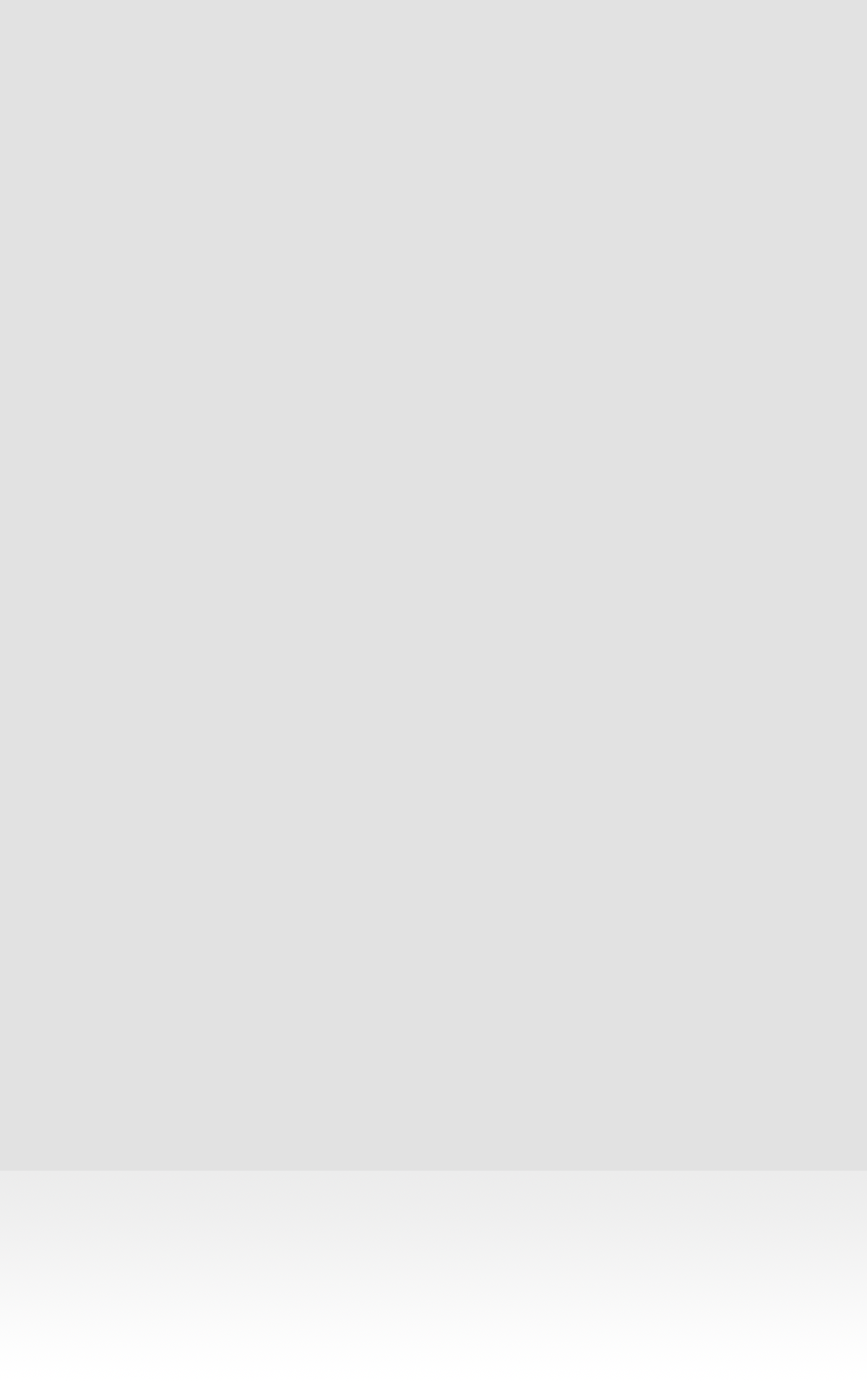
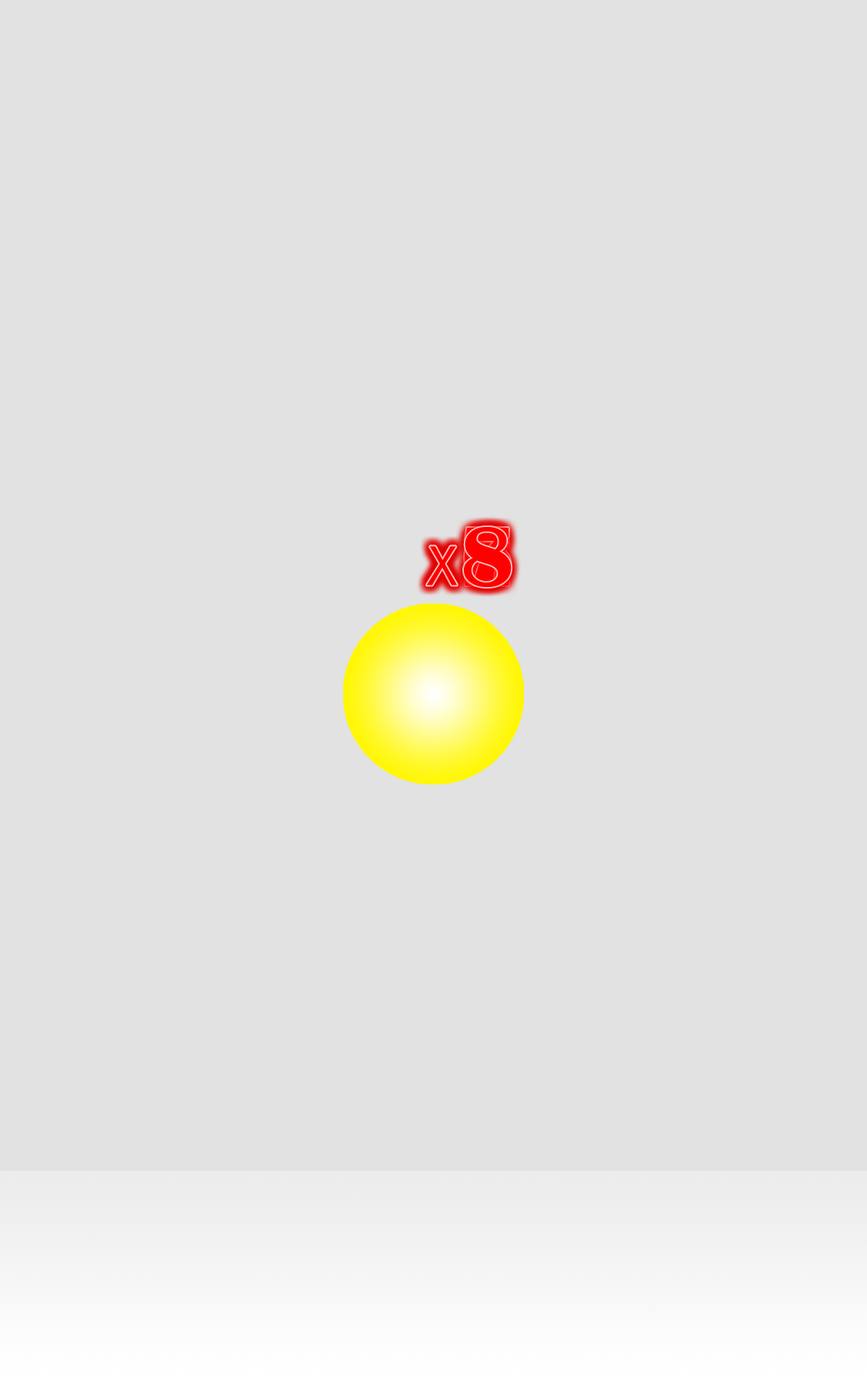
Comparing the layer stacks of the two 867x1388 images. Changes:
added layer "x8" in group "game" over [426, 526, 512, 587]
added layer "x7" in group "game" over [426, 527, 509, 586]
added layer "x6" in group "game" over [426, 526, 511, 587]
added layer "x5" in group "game" over [426, 527, 510, 587]
added layer "x4" in group "game" over [426, 527, 510, 586]
added layer "x3" in group "game" over [426, 526, 510, 587]
added layer "x2" in group "game" over [426, 526, 510, 586]
added layer "レイヤー 1" in group "game" over [343, 603, 524, 785]
